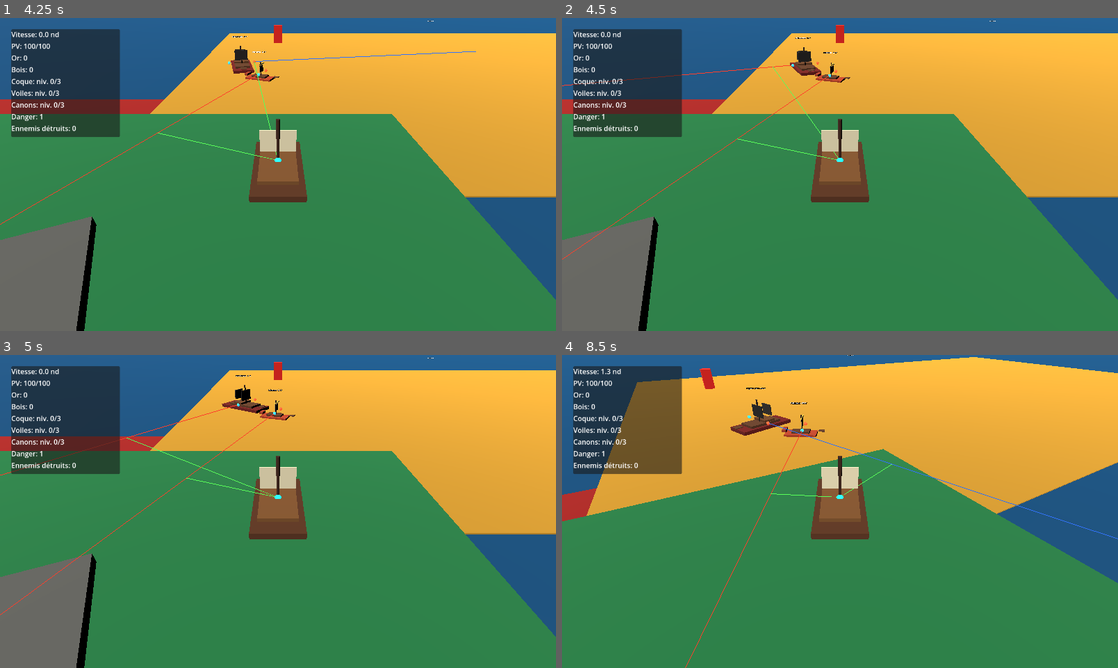
Above: before the commit, frames 1-4 (two rows, left to right).
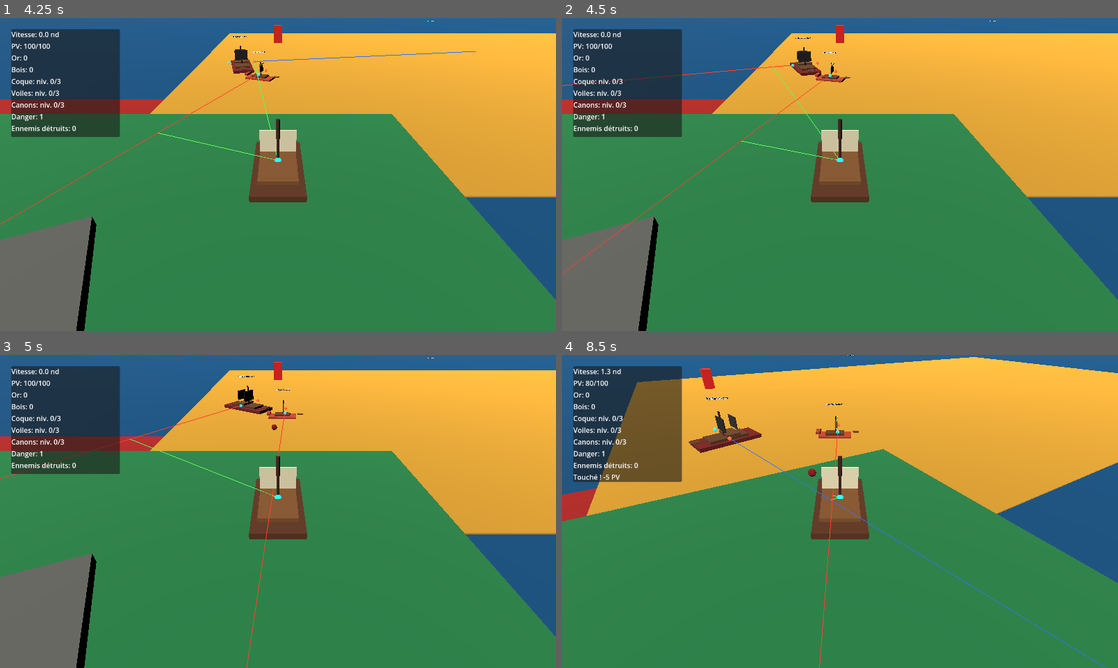
Above: after the commit, the same moments.

Repository: blou132/jeux-pirate
Game: Godot game, scene res://scenes/world/World.tscn
Same seed, same stepped clock (60 frames per second), same inputs: the game is played once before the commit and once after it.
Inputs (mouse positions are in pixels of both pictures, inside the frame that each line leads up to):
- Up to frame 1 (4.25 s): tap Enter at 0.5 s; move the mouse to (400, 158) at 0.52 s; hold D 0.53-1.25 s; tap R at 0.6, 3.6 s; click (400, 158) at 0.67 s; drag from (166, 190) to (250, 237) at 1.27 s; move the mouse to (333, 105) at 2.02 s; hold D 2.03-2.75 s; hold Q 2.03-2.75 s; drag from (250, 237) to (111, 127) at 2.77 s; move the mouse to (444, 221) at 3.52 s; hold A from 3.53 s (still down)
- Up to frame 2 (4.5 s): release A at 4.25 s; drag from (673, 127) to (756, 96) at 4.27 s
- Up to frame 3 (5 s): no input
- Up to frame 4 (8.5 s): move the mouse to (867, 511) at 5.02 s; hold S 5.03-5.75 s; hold Q 5.03-5.75 s; click (867, 511) at 5.17 s; drag from (756, 433) to (728, 527) at 5.77 s; move the mouse to (962, 495) at 6.52 s; hold W 6.53-7.25 s; tap R at 6.6 s; drag from (728, 527) to (812, 574) at 7.27 s; move the mouse to (895, 442) at 8.02 s; hold S from 8.03 s (still down); hold Q from 8.03 s (still down)

Frame 1 is identical in both runs. In frame 2, 0.3% of the frame differs, in the area x 0-52%, y 10-82%; in frame 3, 0.8%; in frame 4, 2.6%, in the area x 2-100%, y 8-100%.

Commit message:
fix: require broadside line alignment before enemy fire

Diff:
--- a/scripts/boats/EnemyShipAI.gd
+++ b/scripts/boats/EnemyShipAI.gd
@@ -63,7 +63,7 @@
 	_update_broadside_debug_lines(offset)
 
 	if distance_squared <= attack_range * attack_range:
-		var fire_direction: Vector3 = _get_broadside_fire_direction(offset)
+		var fire_direction: Vector3 = _get_ready_broadside_fire_direction(offset)
 		if fire_direction == Vector3.ZERO:
 			_maneuver_for_broadside(offset, distance_to_player, attack_range, delta)
 			return
@@ -127,6 +127,16 @@
 		return Vector3.ZERO
 
 	return aligned_direction
+
+
+func _get_ready_broadside_fire_direction(offset_to_player: Vector3) -> Vector3:
+	var fire_direction: Vector3 = _get_broadside_fire_direction(offset_to_player)
+	if fire_direction == Vector3.ZERO:
+		return Vector3.ZERO
+	if not _is_broadside_aim_line_valid(fire_direction):
+		return Vector3.ZERO
+
+	return fire_direction
 
 
 func _is_broadside_aim_line_valid(fire_direction: Vector3) -> bool:
